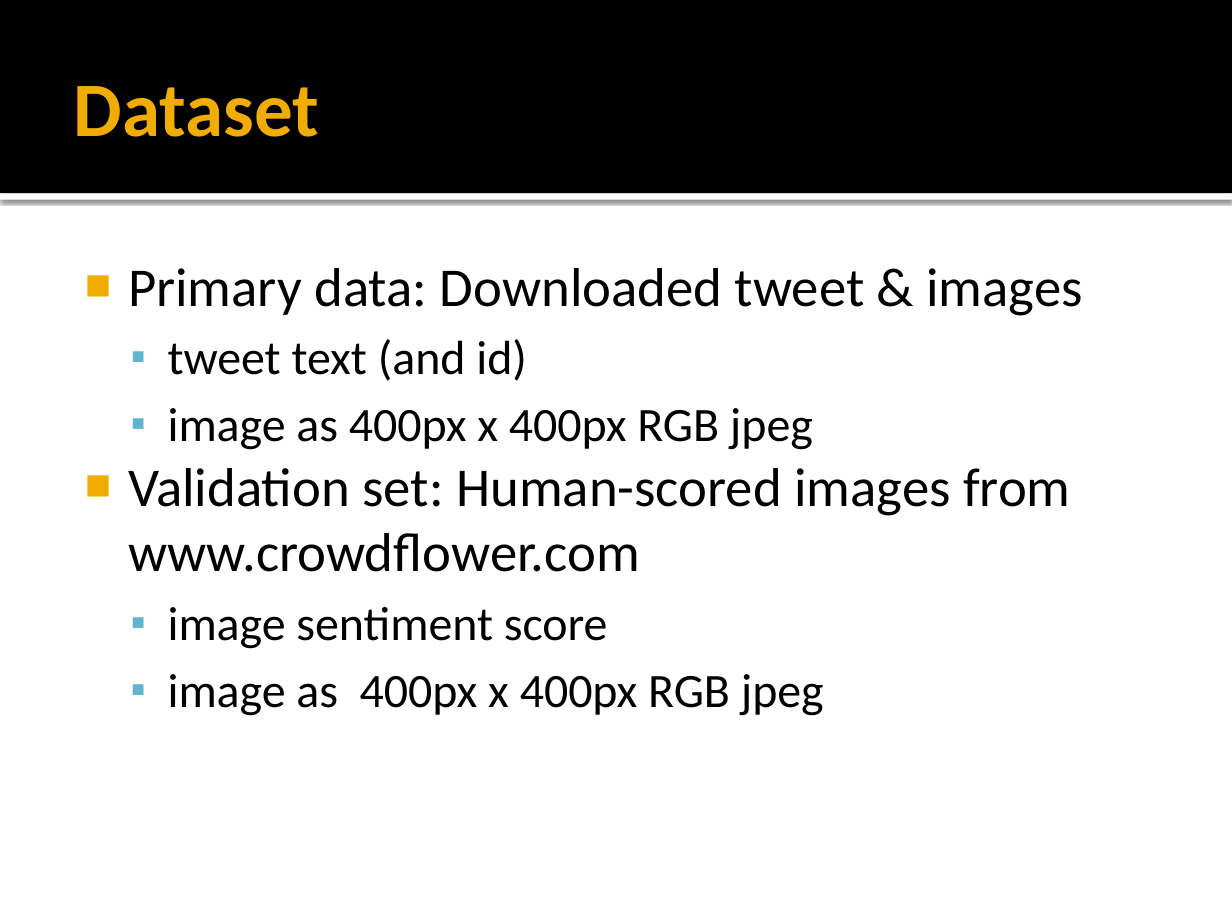
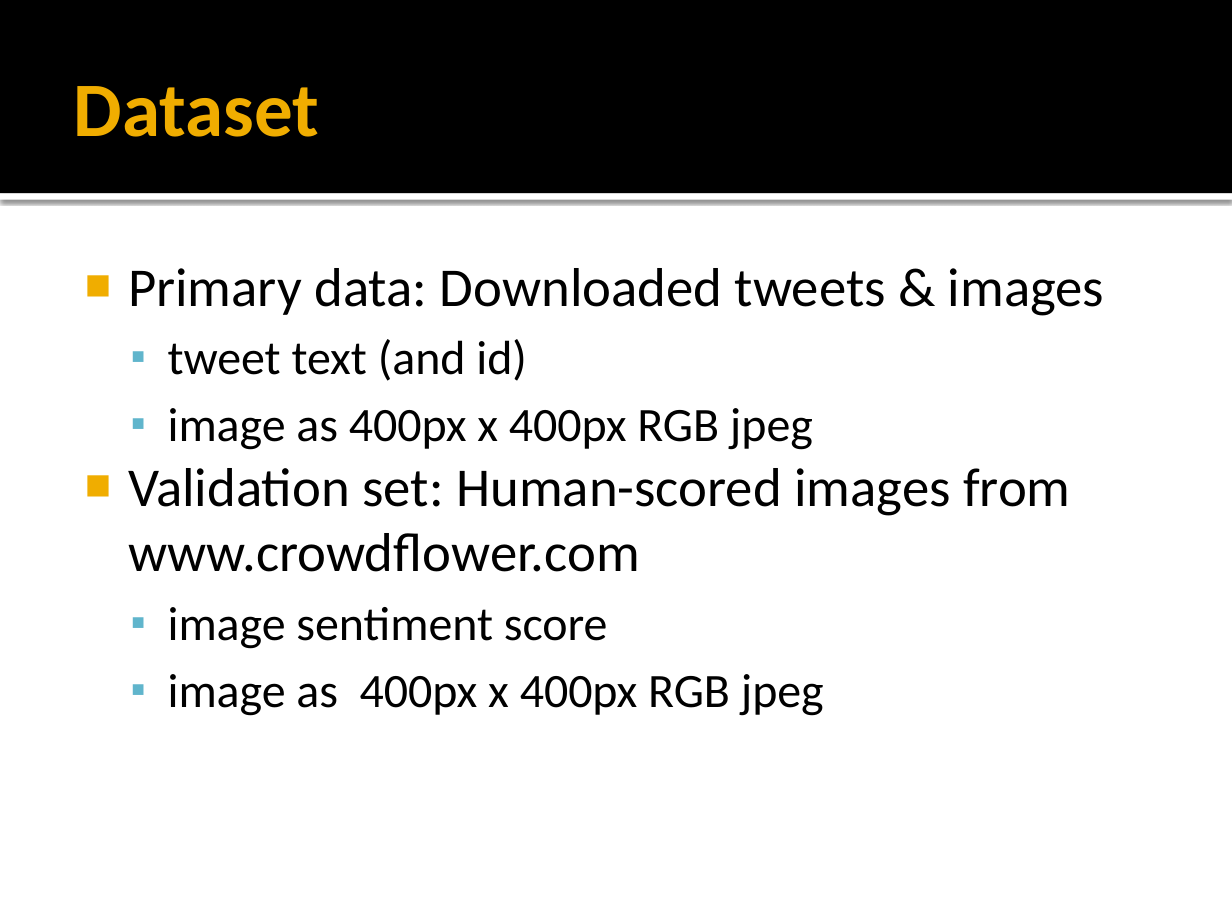
Before and after one commit to asterix135/CKME136, a slide deck: slide 4 of Submissions/C_Graham_Capstone.pptx. Drawn at 1232x924 pixels with LibreOffice and Linux fonts; fonts in the diff are those of the drawing. Boxes give left, top, right and bottom in pixels: in the first picture for what was removed or moved away, otherwise in the second. Text is boxed around its words. In the diff, an @@ line names an element or a change of style, - is before the commit and + after.

```diff
--- a/Submissions/C_Graham_Capstone.pptx
+++ b/Submissions/C_Graham_Capstone.pptx
@@ text at box(128, 268, 1105, 316): text changed @@
-■ Primary data: Downloaded tweet & images
+■ Primary data: Downloaded tweets & images
```
Also in this commit, not shown: 4 other slides changed, 2 slides added, 2 slides removed, 1 other file.
